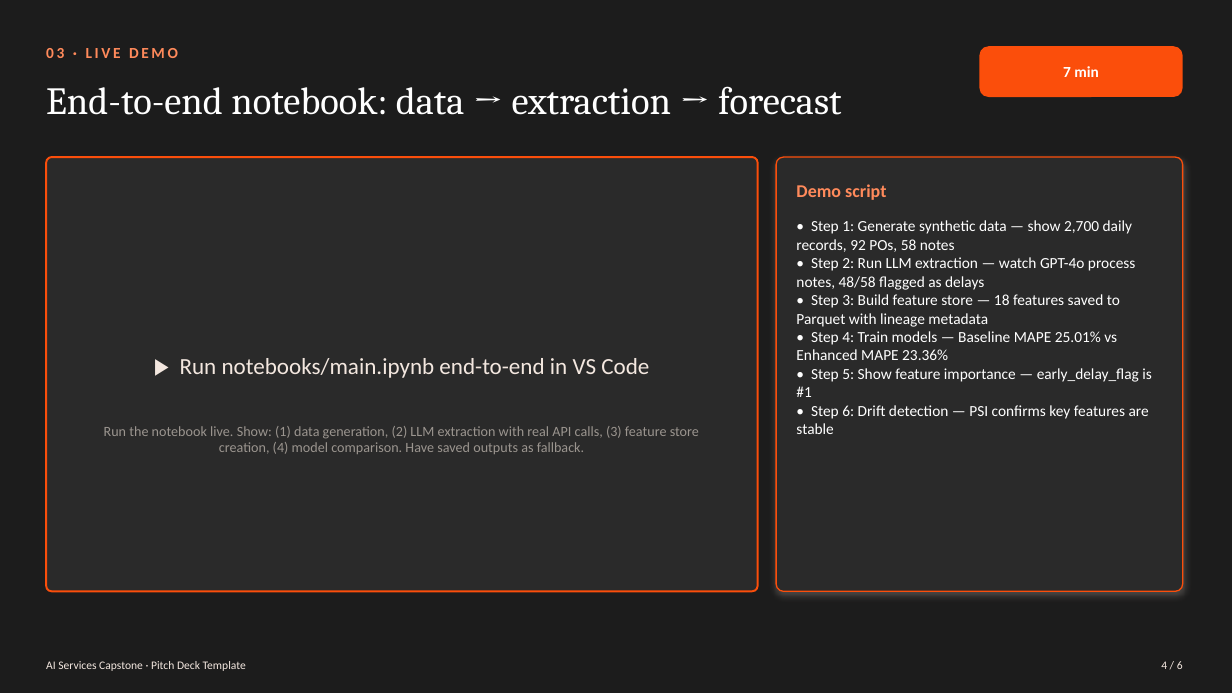
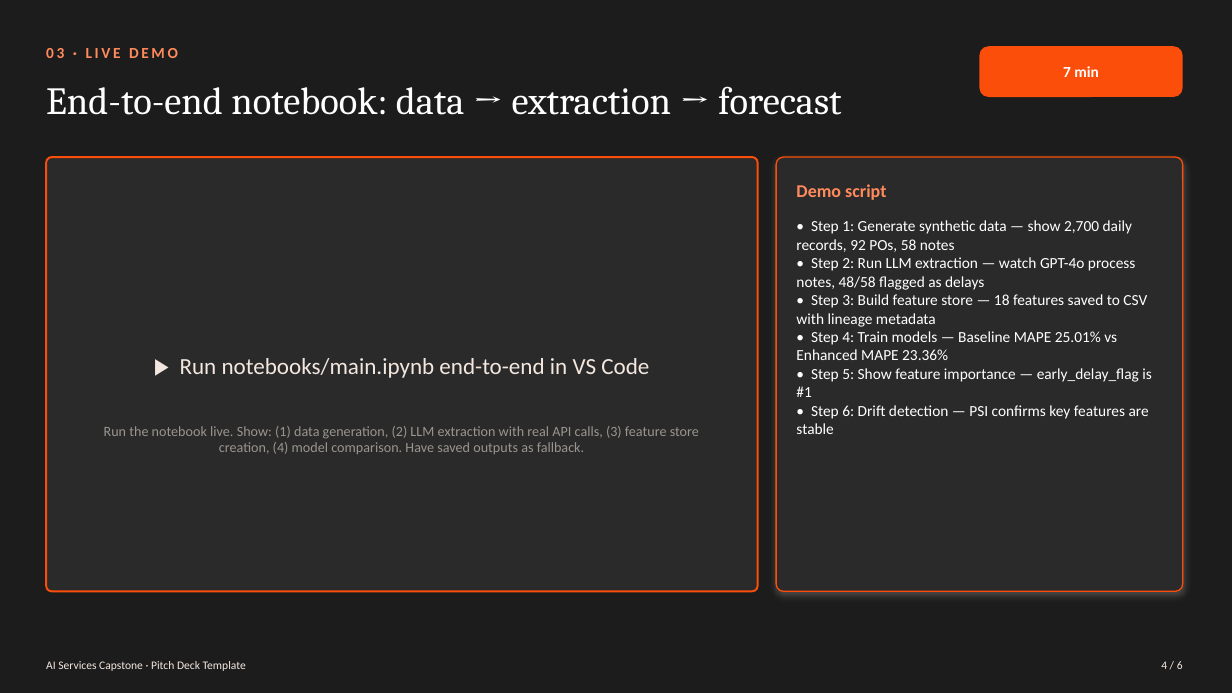
Before and after one commit to damie17/DemandSignalFeatureStore, a slide deck: slide 4 of PITCH_DECK.pptx. Drawn at 1232x693 pixels with LibreOffice and Linux fonts; fonts in the diff are those of the drawing. Boxes give left, top, right and bottom in pixels: in the first picture for what was removed or moved away, otherwise in the second. Text is boxed around its words. In the diff, an @@ line names an element or a change of style, - is before the commit and + after.

```diff
--- a/PITCH_DECK.pptx
+++ b/PITCH_DECK.pptx
@@ text at (x1=796, y1=294, x2=1147, y2=327): text changed @@
-• Step 3: Build feature store — 18 features saved to Parquet with lineage metadata
+• Step 3: Build feature store — 18 features saved to CSV with lineage metadata
```
Also in this commit, not shown: 2 other slides changed, 9 other files.
